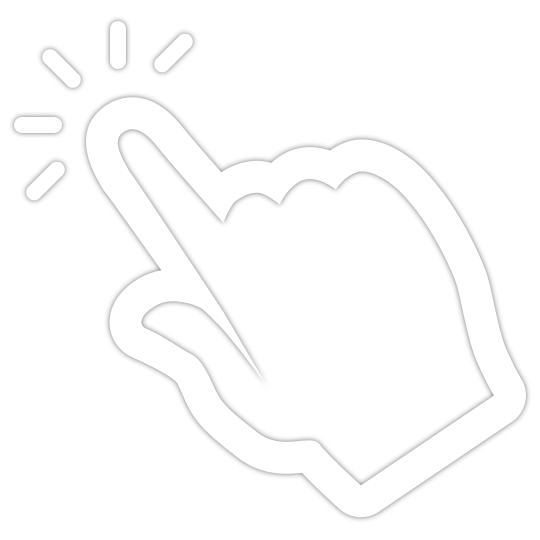
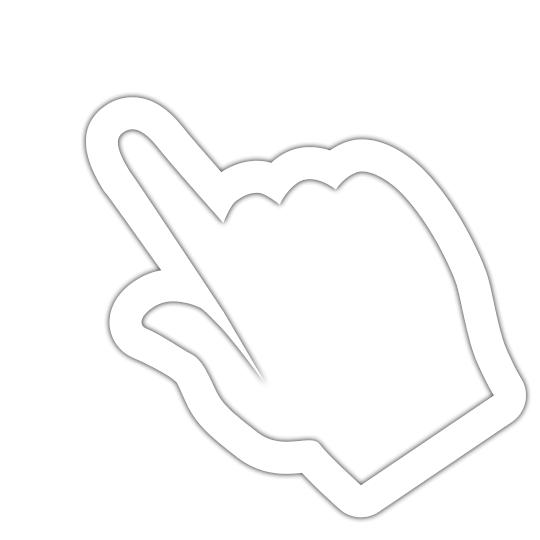
Layered file, before and after one edit (540×540). Changes by layer:
added layer "White hand" above "White1 click" over (x1=81, y1=92, x2=531, y2=523)
renamed "White click" to "White1 click", hid it over (x1=9, y1=16, x2=198, y2=206)
hid "Layer" over (x1=9, y1=16, x2=531, y2=523)
